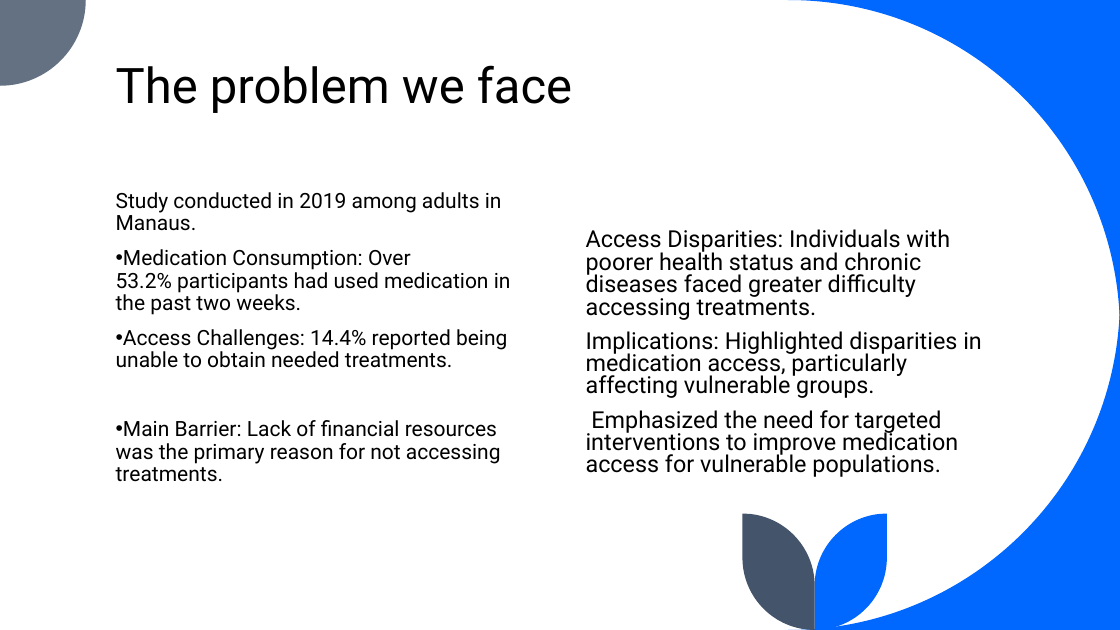
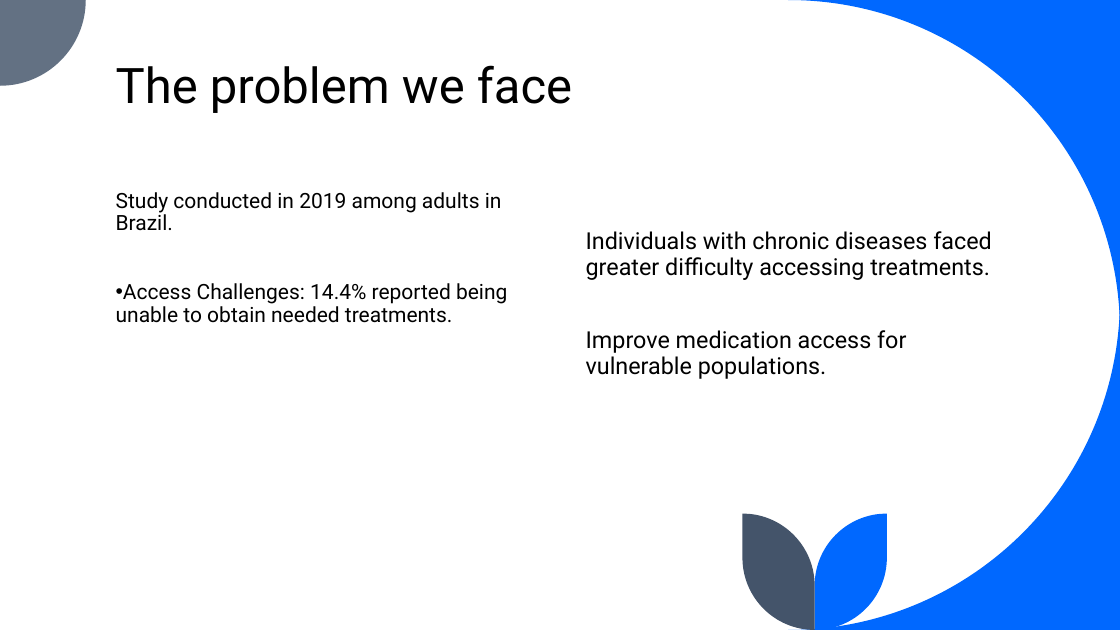
Before and after one commit to Alex55ad/HacKMKv6_HSBoys, a slide deck: slide 3 of Presentation2.pptx. Drawn at 1120x630 pixels with LibreOffice and Linux fonts; fonts in the diff are those of the drawing. Boxes give left, top, right and bottom in pixels: in the first picture for what was removed or moved away, otherwise in the second. Text is boxed around its words. In the diff, an @@ line names an element or a change of style, - is before the commit and + after.

```diff
--- a/Presentation2.pptx
+++ b/Presentation2.pptx
@@ text at (x1=116, y1=192, x2=502, y2=231): text changed @@
-Study conducted in 2019 among adults in Manaus.
-• Medication Consumption: Over 53.2% participants had used medication in the past two weeks.
+Study conducted in 2019 among adults in Brazil.
@@ text at (x1=586, y1=231, x2=992, y2=379): text changed @@
-Access Disparities: Individuals with poorer health status and chronic diseases faced greater difficulty accessing treatments.
-Implications: Highlighted disparities in medication access, particularly affecting vulnerable groups.
-Emphasized the need for targeted interventions to improve medication access for vulnerable populations.
+Individuals with chronic diseases faced greater difficulty accessing treatments.
+Improve medication access for vulnerable populations.
@@ text at (x1=116, y1=420, x2=501, y2=482): paragraph removed @@
-• Main Barrier: Lack of financial resources was the primary reason for not accessing treatments.
```
Also in this commit, not shown: 6 other slides changed.
